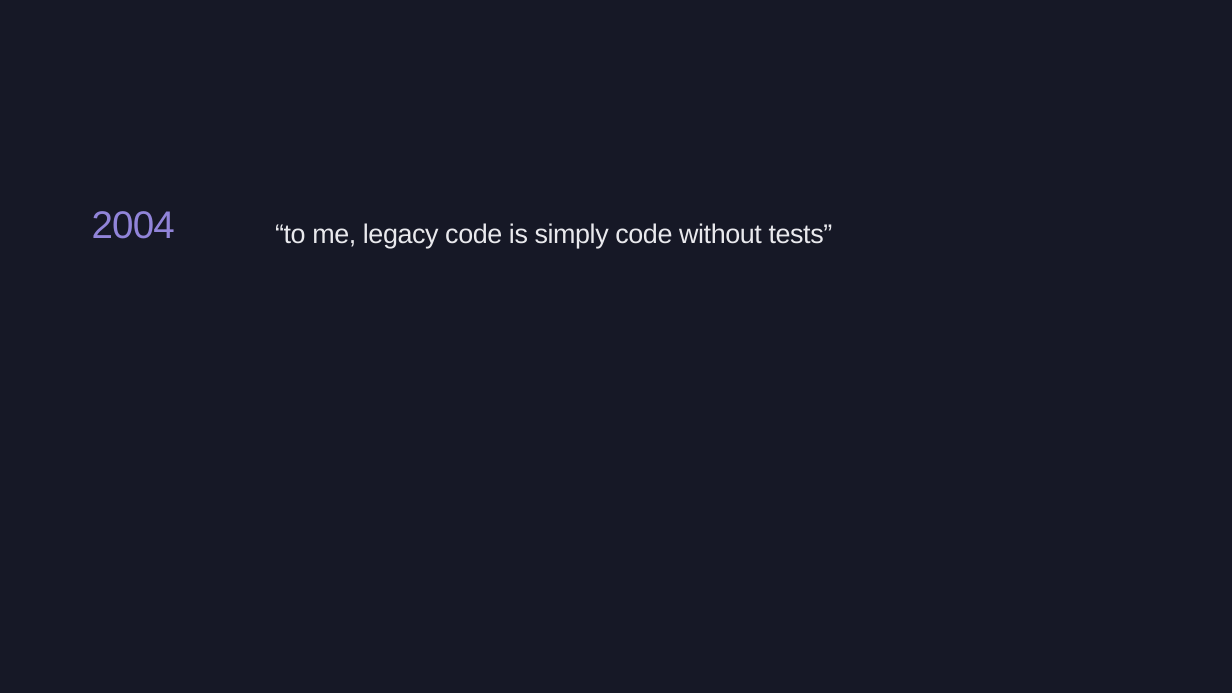
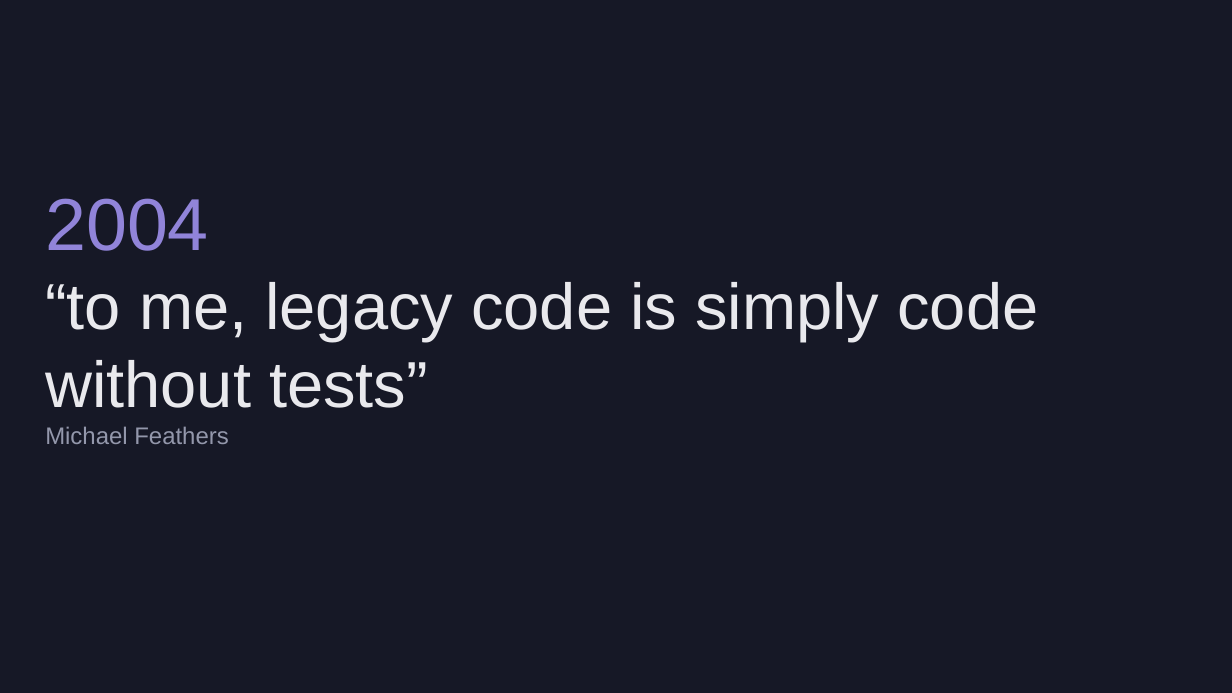
Before and after one commit to Bradleywboggs/ai-assisted-legacy-refactors-kcdc-2026, a slide deck: slide 16 of AI_Assisted_Legacy_Refactors.pptx (slide 13 before the commit). Drawn at 1232x693 pixels with LibreOffice and Linux fonts; fonts in the diff are those of the drawing. Boxes give left, top, right and bottom in pixels: in the first picture for what was removed or moved away, otherwise in the second. Text is boxed around its words. In the diff, an @@ line names an element or a change of style, - is before the commit and + after.

```diff
--- a/AI_Assisted_Legacy_Refactors.pptx
+++ b/AI_Assisted_Legacy_Refactors.pptx
@@ text "2004": place and size @@
-text "2004" at box(275, 223, 833, 249)
+text "2004" at box(45, 198, 1038, 444)
@@ text at box(45, 198, 209, 251): paragraph added @@
+2004
@@ text removed at box(92, 211, 175, 239) @@
-2004
@@ text at box(45, 282, 1038, 408): size 31.5 to 76 pt, letter spacing -0.5 to 0 pt in "“to me, legacy code is simply code ..."; line spacing 1.02 to 1 @@
@@ text at box(45, 426, 228, 444): paragraph added @@
+Michael Feathers
```
Also in this commit, not shown: 23 other slides changed, 13 slides added, 11 slides removed, 6 other files.
